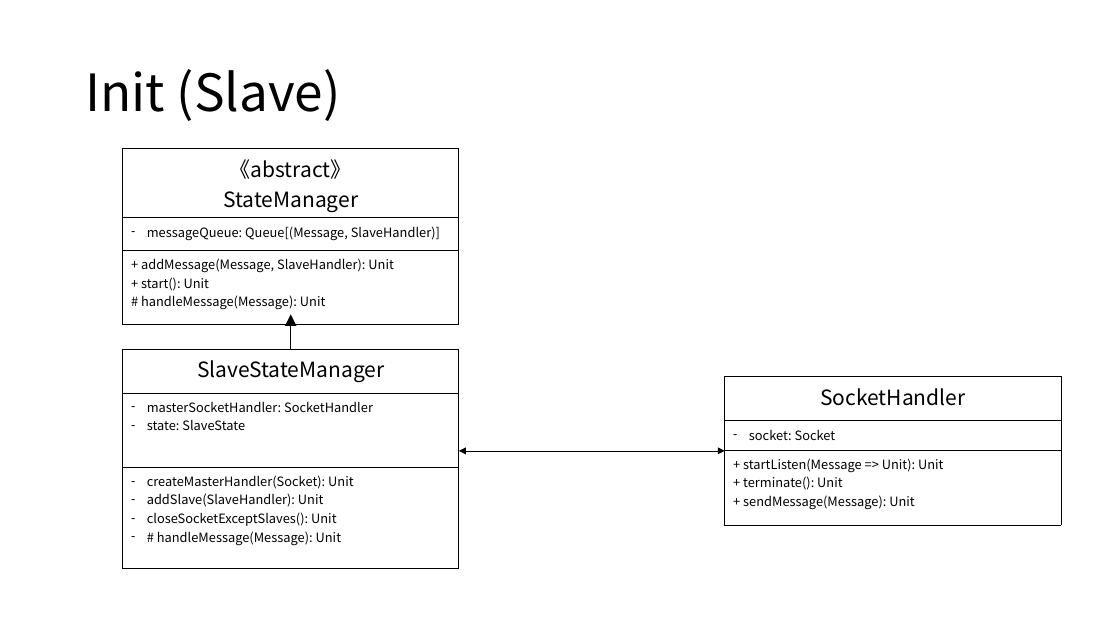
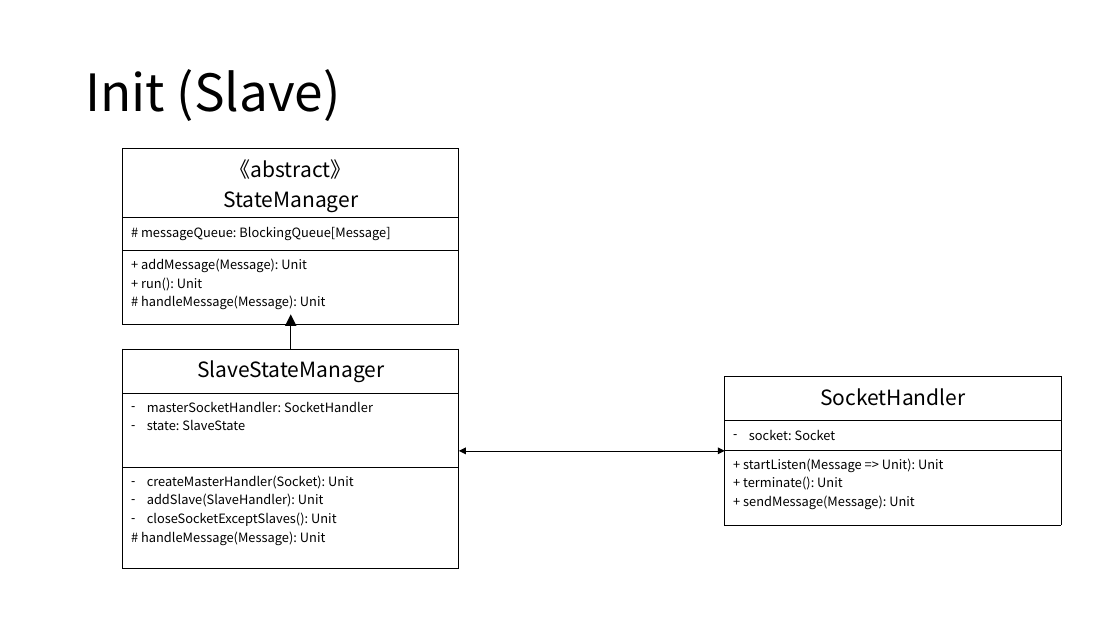
Before and after one commit to Eyebrowmoon/CS490, a slide deck: slide 22 of project.pptx. Drawn at 1120x630 pixels with LibreOffice and Linux fonts; fonts in the diff are those of the drawing. Boxes give left, top, right and bottom in pixels: in the first picture for what was removed or moved away, otherwise in the second. Text is boxed around its words. In the diff, an @@ line names an element or a change of style, - is before the commit and + after.

```diff
--- a/project.pptx
+++ b/project.pptx
@@ table at [123,149,459,314] @@
-row 2, column 1: messageQueue: Queue[(Message, SlaveHandler)]
+row 2, column 1: # messageQueue: BlockingQueue[Message]
-row 3, column 1: + addMessage(Message, SlaveHandler): Unit / + start(): Unit / # handleMessage(Message): Unit
+row 3, column 1: + addMessage(Message): Unit / + run(): Unit / # handleMessage(Message): Unit
@@ table at [123,350,459,553] @@
@@ bullet - to none @@
```
Also in this commit, not shown: 3 other slides changed, 8 other files.
